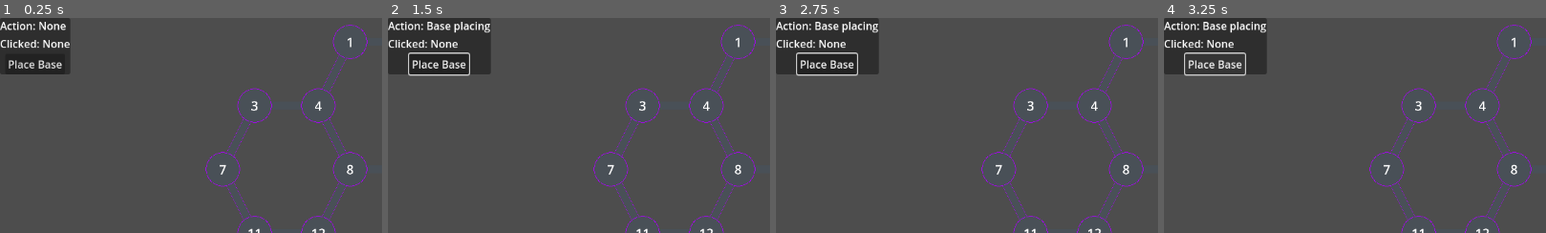
Above: before the commit, frames 1-4 (left to right).
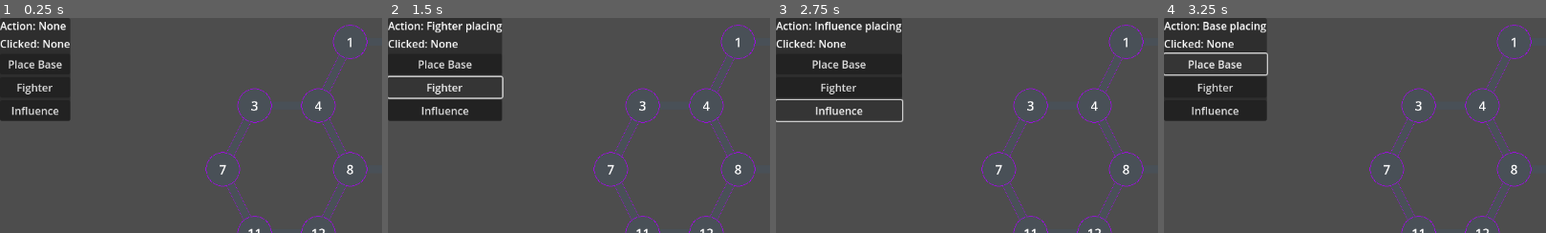
Above: after the commit, the same moments.

Repository: Sheepy3/insurgencygame
Game: Godot game, scene res://MapStuff/Map.tscn
Two runs of this game, one before a commit and one after it. Both use one fixed random seed, a clock stepped at 60 frames per second and the inputs below. The project has no main scene, so this scene is started directly. The engine's default icon, where the game draws it, is replaced by a stand-in: a white triangle on a blue panel in a dark square.
Inputs (mouse positions are % of the whole screen's width and height, from its top left):
- Up to frame 1 (0.25 s): no input
- Up to frame 2 (1.5 s): click "Place Base" at 0.5 s; click (7, 16) at 1.25 s, where only the run after the commit has a clickable "Fighter"
- Up to frame 3 (2.75 s): click (7, 22) at 2 s, where only the run after the commit has a clickable "Influence"
- Up to frame 4 (3.25 s): click "Place Base" at 2.75 s
The pictures show only the part of the screen within x 0-50%, y 0-50%; the shares and areas given below are measured in that part.

The runs differ from the first frame. In frame 1, 3.9% of the frame differs, in the area x 0-19%, y 25-48%; in frame 2, 5.5%; in frame 3, 6.7%, in the area x 0-34%, y 0-49%; in frame 4, 5.8%.

Commit message:
Fighter & Influence placement

Diff:
--- a/GUI/Game_UI.tscn
+++ b/GUI/Game_UI.tscn
@@ -35,9 +35,22 @@
 layout_mode = 2
 text = "None"
 
-[node name="Button" type="Button" parent="PanelContainer/VBoxContainer"]
+[node name="Base_Button" type="Button" parent="PanelContainer/VBoxContainer"]
 layout_mode = 2
-size_flags_horizontal = 4
+size_flags_vertical = 4
 text = "Place Base"
 
-[connection signal="pressed" from="PanelContainer/VBoxContainer/Button" to="." method="_on_button_pressed"]
+[node name="Fighter_Button" type="Button" parent="PanelContainer/VBoxContainer"]
+layout_mode = 2
+size_flags_vertical = 4
+size_flags_stretch_ratio = 0.0
+text = "Fighter"
+
+[node name="Influence_Button" type="Button" parent="PanelContainer/VBoxContainer"]
+layout_mode = 2
+size_flags_vertical = 4
+text = "Influence"
+
+[connection signal="pressed" from="PanelContainer/VBoxContainer/Base_Button" to="." method="_on_base_button_pressed"]
+[connection signal="pressed" from="PanelContainer/VBoxContainer/Fighter_Button" to="." method="_on_fighter_button_pressed"]
+[connection signal="pressed" from="PanelContainer/VBoxContainer/Influence_Button" to="." method="_on_influence_button_pressed"]
--- a/GUI/game_ui.gd
+++ b/GUI/game_ui.gd
@@ -5,12 +5,21 @@
 func _ready() -> void:
 	pass # Replace with function body.
 
-
 # Called every frame. 'delta' is the elapsed time since the previous frame.
 func _process(delta: float) -> void:
 	pass
 
 #Activiates whe the "Place Base" button is pressed
-func _on_button_pressed() -> void:
+func _on_base_button_pressed() -> void:
 	The_action.emit("Base") #transmits signal that Base button has been pressed
 	find_child("Dynamic_Action").text = "Base placing" #Updates "Dynamic" UI with current action (building a base)
+
+#Activiates whe the "Figher" button is pressed
+func _on_fighter_button_pressed() -> void:
+	The_action.emit("Fighter") #transmits signal that Fighter button has been pressed
+	find_child("Dynamic_Action").text = "Fighter placing" #Updates "Dynamic" UI with current action (placing Figher)
+
+#Activiates whe the "Influence" button is pressed
+func _on_influence_button_pressed() -> void:
+	The_action.emit("Influence") #transmits signal that Base button has been pressed
+	find_child("Dynamic_Action").text = "Influence placing" #Updates "Dynamic" UI with current action (placing Influence)
--- a/MapStuff/Map_Node.tscn
+++ b/MapStuff/Map_Node.tscn
@@ -1,9 +1,11 @@
-[gd_scene load_steps=6 format=3 uid="uid://cxejesper0f6a"]
+[gd_scene load_steps=8 format=3 uid="uid://cxejesper0f6a"]
 
 [ext_resource type="Script" path="res://MapStuff/map_node.gd" id="1_8ofst"]
 [ext_resource type="Texture2D" uid="uid://dby1iiu3hleyj" path="res://Assets/node.png" id="1_a2mu2"]
 [ext_resource type="Script" path="res://MapStuff/map_node_area_2d.gd" id="3_eyrtf"]
-[ext_resource type="Texture2D" uid="uid://dyw15sj2a7rcg" path="res://icon.svg" id="4_ib6c1"]
+[ext_resource type="Texture2D" uid="uid://fu0vylutpkgc" path="res://Assets/Military/Base.png" id="4_7v1bn"]
+[ext_resource type="Texture2D" uid="uid://dxbv8uido7ikq" path="res://Assets/Military/Fighter.svg" id="5_hkq1i"]
+[ext_resource type="Texture2D" uid="uid://dyw15sj2a7rcg" path="res://icon.svg" id="6_721rx"]
 
 [sub_resource type="CircleShape2D" id="CircleShape2D_4tgex"]
 
@@ -39,9 +41,18 @@
 shape = SubResource("CircleShape2D_4tgex")
 
 [node name="Building" type="Sprite2D" parent="."]
-visible = false
-position = Vector2(0, -40)
-scale = Vector2(0.5, 0.5)
-texture = ExtResource("4_ib6c1")
+position = Vector2(0, -22)
+scale = Vector2(0.154, 0.15)
+texture = ExtResource("4_7v1bn")
+
+[node name="Fighter_Unit" type="Sprite2D" parent="."]
+position = Vector2(30, 20)
+scale = Vector2(0.25, 0.25)
+texture = ExtResource("5_hkq1i")
+
+[node name="Influence_Unit" type="Sprite2D" parent="."]
+position = Vector2(-30, 20)
+scale = Vector2(0.25, 0.25)
+texture = ExtResource("6_721rx")
 
 [connection signal="input_event" from="Map_Node_Area2D" to="." method="_on_map_node_area_2d_input_event"]
--- a/MapStuff/map.gd
+++ b/MapStuff/map.gd
@@ -27,20 +27,32 @@
 					child.add_child(new_path) #add new path to scene as child of its origin node
 					generated_paths.append(constructed_name)
 	update_label.emit()
-	#print(Traverse_test(1, 19))
-
-func pass_name(Name: String) ->void:
-	print(Name)
 
 func Update_action(action: String = "") ->void:
 	Last_action = action
 
 func Check_action(Name: String) ->void:
+	var Current_node: Node = find_child(Name)
 	if Last_action == "Base":
-		find_child(Name).On_node = "Base"
+		Current_node.On_node = "Base"
 		print("You have placed a base on node " + Name)
+		Current_node.find_child("Building").show()
+		Current_node.Has_building = true
+		find_child("Dynamic_Action").text = "None"
+		print(Current_node.Has_building)
+		Last_action = ""
+	if Last_action == "Fighter" and  Current_node.Has_building:
+		print("You have placed a Fighter at a base on node " + Name)
+		Current_node.find_child("Fighter_Unit").show()
 		find_child("Dynamic_Action").text = "None"
 		Last_action = ""
+		pass
+	if Last_action == "Influence":
+		print("You have placed a Influnce on node " + Name)
+		Current_node.find_child("Influence_Unit").show()
+		find_child("Dynamic_Action").text = "None"
+		Last_action = ""
+		pass
 
 # Called every frame. 'delta' is the elapsed time since the previous frame.
 func _process(delta: float) -> void:
--- a/MapStuff/map_node.gd
+++ b/MapStuff/map_node.gd
@@ -1,9 +1,13 @@
 extends Node2D
 signal A_node_clicked(Name: String)
 @export var On_node: String = ""
+@export var Has_building: bool = false
 
 # Called when the node enters the scene tree for the first time.
 func _ready() -> void:
+	$Building.hide()
+	$Fighter_Unit.hide()
+	$Influence_Unit.hide()
 	$Map_Node_Area2D.set_pickable(true) #sets-up the clickable area for the map nodes
 	if get_parent().name != "root":
 		get_parent().update_label.connect(_update_label)
@@ -20,7 +24,7 @@
 		print("you have clicked on Node " + $Label.text) #Prints the name of the node that is clicked on
 		get_parent().find_child("Dynamic_Clicked").text = "Node " + $Label.text #Dispalys
 		A_node_clicked.emit(name)
-		print(On_node)
+
 
 # Called every frame. 'delta' is the elapsed time since the previous frame.
 func _process(delta: float) -> void:
